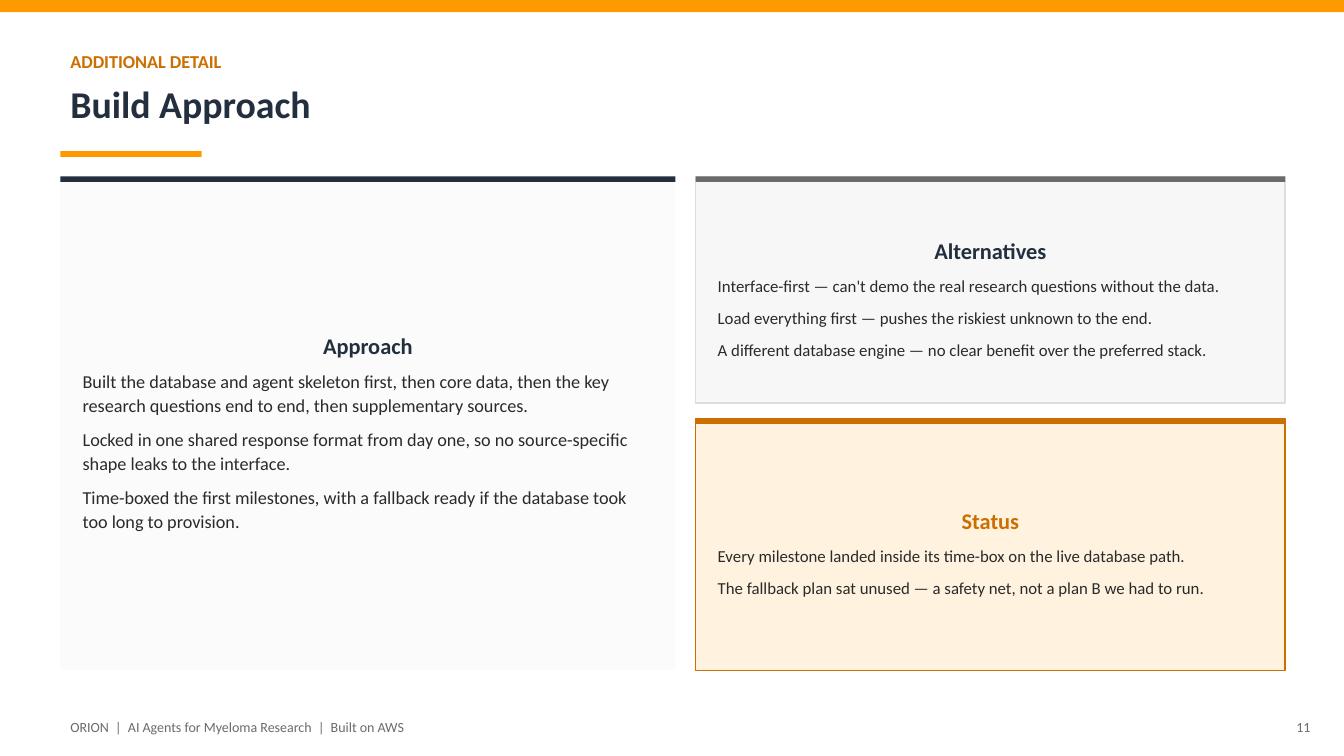
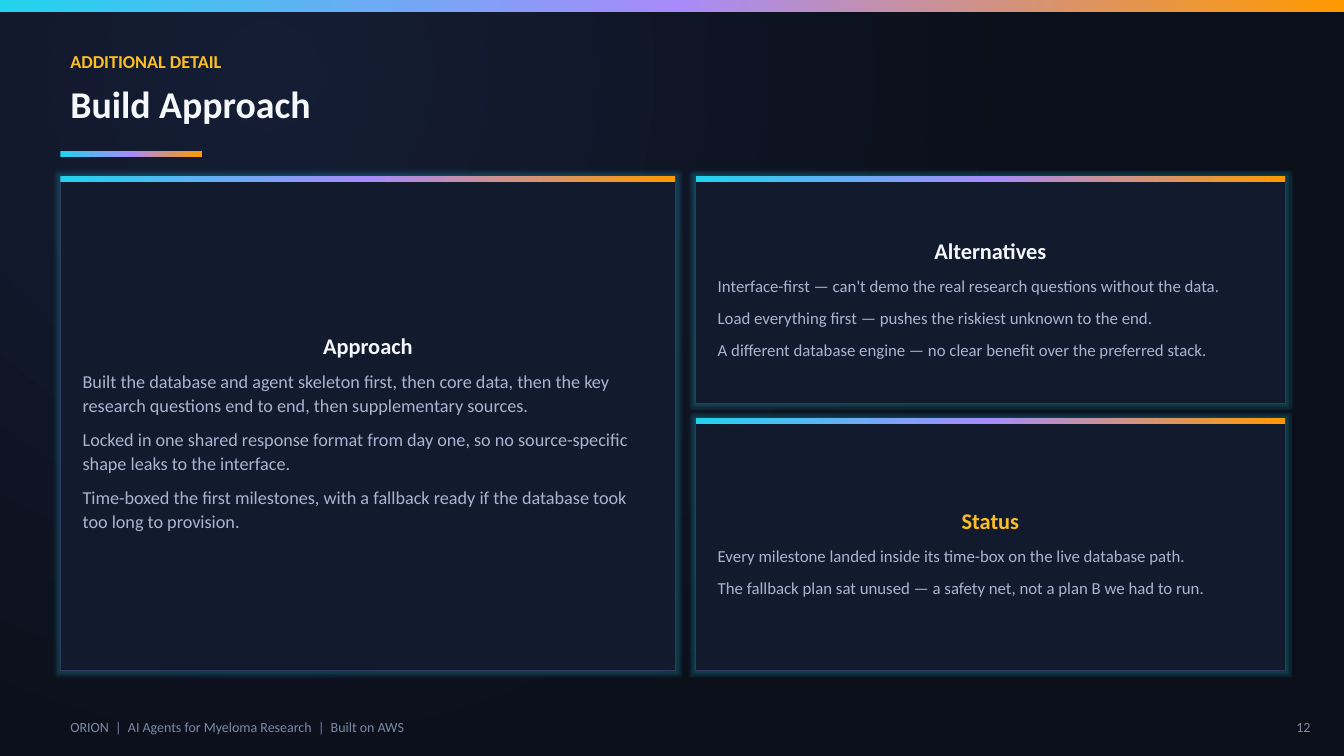
Before and after one commit to lhnminh/MMRF-KnowledgeGraph, a slide deck: slide 12 of ORION_Hackathon_Pitch.pptx (slide 11 before the commit). Drawn at 1344x756 pixels with LibreOffice and Linux fonts; fonts in the diff are those of the drawing. Boxes give left, top, right and bottom in pixels: in the first picture for what was removed or moved away, otherwise in the second. Text is boxed around its words. In the diff, an @@ line names an element or a change of style, - is before the commit and + after.

```diff
--- a/ORION_Hackathon_Pitch.pptx
+++ b/ORION_Hackathon_Pitch.pptx
@@ rectangle at bbox=[0, 0, 1344, 12]: fill #FF9900 to gradient #22D3EE to #A78BFA to #FF9900 @@
@@ rectangle added at bbox=[0, 0, 1344, 756], fill gradient #151D35 to #0B0F1A @@
@@ text "ADDITIONAL DETAIL" at bbox=[70, 56, 221, 68]: text colour #CC6E00 to #FBBF24 @@
@@ text "Build Approach" at bbox=[70, 91, 310, 124]: text colour #232F3E to #F5F7FA @@
@@ rectangle "Approach": place and size @@
-rectangle "Approach" at bbox=[83, 338, 627, 531]
+rectangle "Approach" at bbox=[60, 176, 676, 670]
@@ rectangle "Approach" at bbox=[60, 176, 676, 670]: text colour #232F3E to #F5F7FA in "Approach"; text colour #2A2A2A to #AAB4CE; fill none to #121A2E; outline none to #2E3B5E 0.75 pt @@
@@ rectangle at bbox=[60, 176, 676, 182]: fill #232F3E to gradient #22D3EE to #A78BFA to #FF9900 @@
@@ rectangle at bbox=[60, 151, 202, 157]: fill #FF9900 to gradient #22D3EE to #A78BFA to #FF9900 @@
@@ rectangle "Alternatives" at bbox=[696, 176, 1286, 403]: text colour #232F3E to #F5F7FA in "Alternatives"; text colour #2A2A2A to #AAB4CE; fill #F7F7F7 to #121A2E; outline #DDDDDD 1 pt to #2E3B5E 0.75 pt @@
@@ rectangle at bbox=[696, 176, 1286, 182]: fill #6B6B6B to gradient #22D3EE to #A78BFA to #FF9900 @@
@@ rectangle "Status" at bbox=[696, 418, 1286, 670]: text colour #CC6E00 to #FBBF24 in "Status"; text colour #2A2A2A to #AAB4CE; fill #FFF3E0 to #121A2E; outline #CC6E00 1 pt to #2E3B5E 0.75 pt @@
@@ rectangle at bbox=[696, 418, 1286, 424]: fill #CC6E00 to gradient #22D3EE to #A78BFA to #FF9900 @@
@@ text "ORION | AI Agents for ..." at bbox=[70, 722, 404, 735]: text colour #6B6B6B to #7C88A6 @@
@@ text at bbox=[1296, 723, 1310, 732]: text changed; text colour #6B6B6B to #7C88A6 @@
-11
+12
```
Also in this commit, not shown: 13 other slides changed, 1 slide added, 1 other file.
